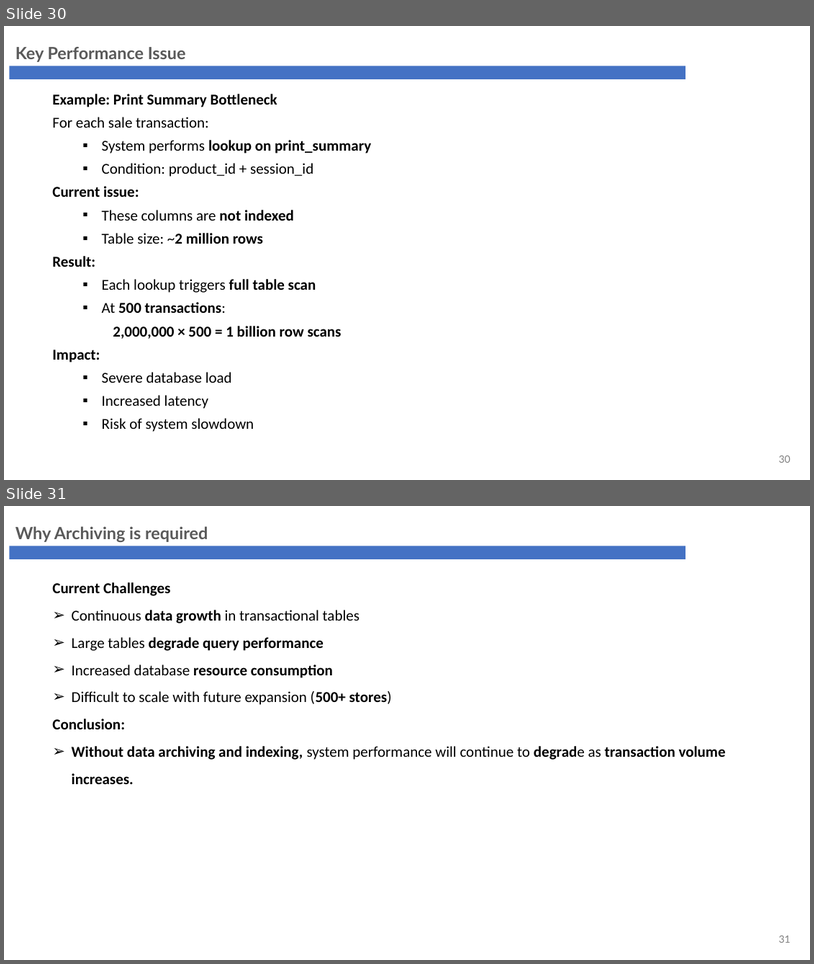
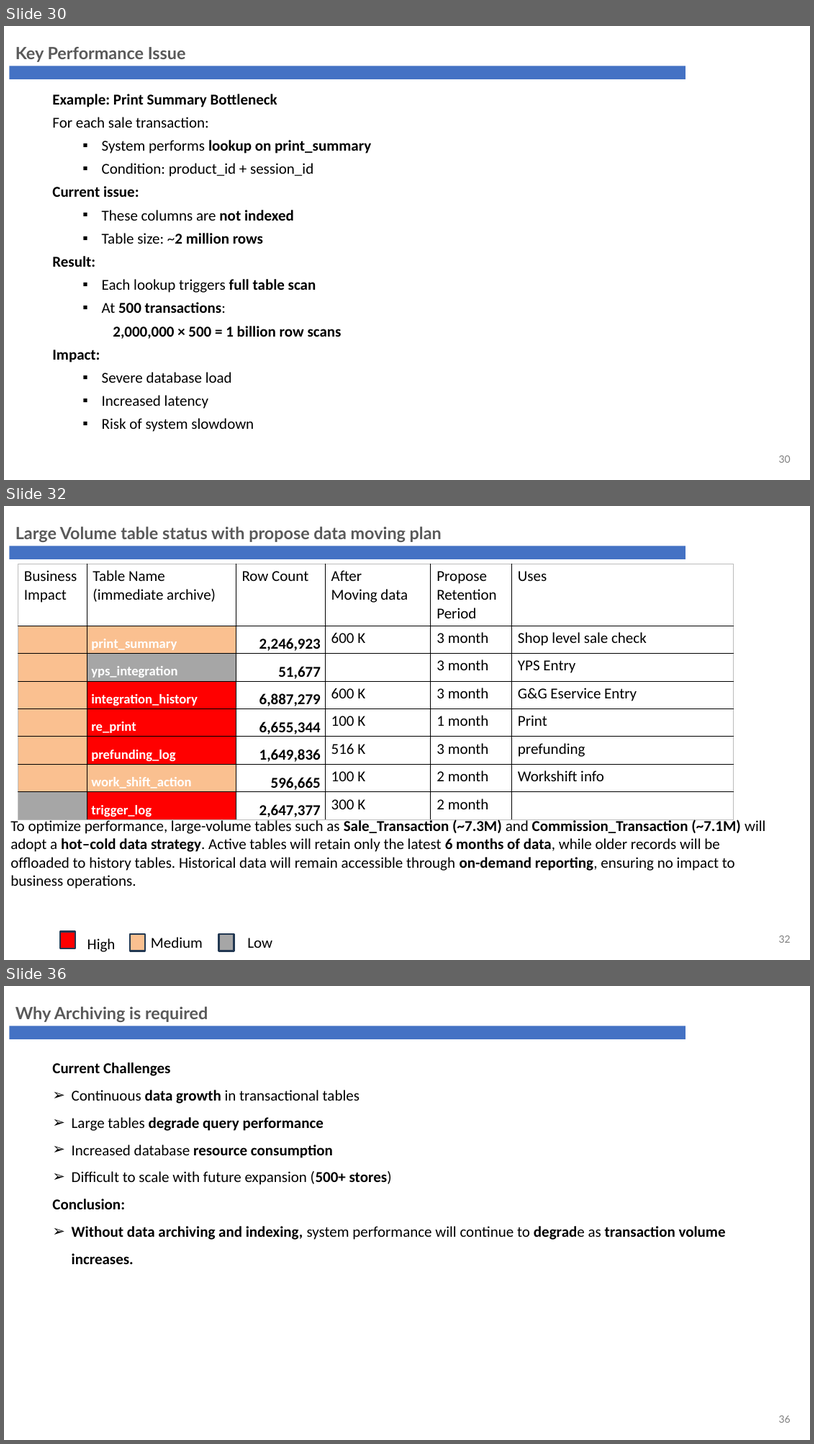
Before and after one commit to phyothuhan26/MySolutions, a slide deck: GandG_YPS/Presentation/G&G_Revamp_ARB.pptx. Shown one above the other, each under a label of ours: slides 30 and 31 before the commit, slides 30, 32 and 36 after it; the slides between them are not shown. The pictures are 814x964 and 814x1444 pixels, drawn with LibreOffice and Linux fonts; fonts in the diff are those of the drawing; background and template pictures are left out. Boxes give left, top, right and bottom in pixels: in the first picture for what was removed or moved away, otherwise in the second. Text is boxed around its words. In the diff, an @@ line names an element or a change of style, - is before the commit and + after.

```diff
--- a/GandG_YPS/Presentation/G&G_Revamp_ARB.pptx
+++ b/GandG_YPS/Presentation/G&G_Revamp_ARB.pptx
@@ slide 32 added at (4, 506, 810, 960), background #FFFFFF; not listed: 1 template element that a slide beside it also shows @@
@@ text added at (16, 526, 442, 542), 20 pt, text #595959, bold @@
+Large Volume table status with propose data moving plan
@@ table added at (18, 564, 735, 823), 8 rows, 6 columns @@
+Business Impact | Table Name / (immediate archive) | Row Count | After / Moving data | Propose / Retention / Period | Uses
+ | print_summary | 2,246,923 | 600 K | 3 month | Shop level sale check
+ | yps_integration | 51,677 |  | 3 month | YPS Entry
+ | integration_history | 6,887,279 | 600 K | 3 month | G&G Eservice Entry
+ | re_print | 6,655,344 | 100 K | 1 month | Print
+ | prefunding_log | 1,649,836 | 516 K | 3 month | prefunding
+ | work_shift_action | 596,665 | 100 K | 2 month | Workshift info
+ | trigger_log | 2,647,377 | 300 K | 2 month | 
@@ text added at (10, 818, 766, 888), 18 pt, text #000000 @@
+To optimize performance, large-volume tables such as Sale_Transaction (~7.3M) and Commission_Transaction (~7.1M) will adopt a hot–cold data strategy. Active tables will retain only the latest 6 months of data, while older records will be offloaded to history tables. Historical data will remain accessible through on-demand reporting, ensuring no impact to business operations.
@@ rectangle added at (60, 932, 75, 948), fill #FF0000, outline #233953 2 pt @@
@@ rectangle added at (130, 934, 145, 951), fill #FAC090, outline #233953 2 pt @@
@@ text added at (151, 937, 203, 947), 18 pt, text #000000 @@
+Medium
@@ rectangle added at (219, 934, 234, 951), fill #A6A6A6, outline #233953 2 pt @@
@@ text added at (247, 937, 273, 947), 18 pt, text #000000 @@
+Low
@@ page number added at (779, 935, 791, 942), 12 pt, text #808080 @@
+32
@@ text added at (88, 938, 116, 952), 18 pt, text #000000 @@
+High
@@ what was slide 31 is now slide 36 @@
@@ page number at (779, 1415, 791, 1422): text changed @@
-31
+36
```
Also in this commit, not shown: 7 slides changed, 4 other slides added, 36 other files.
